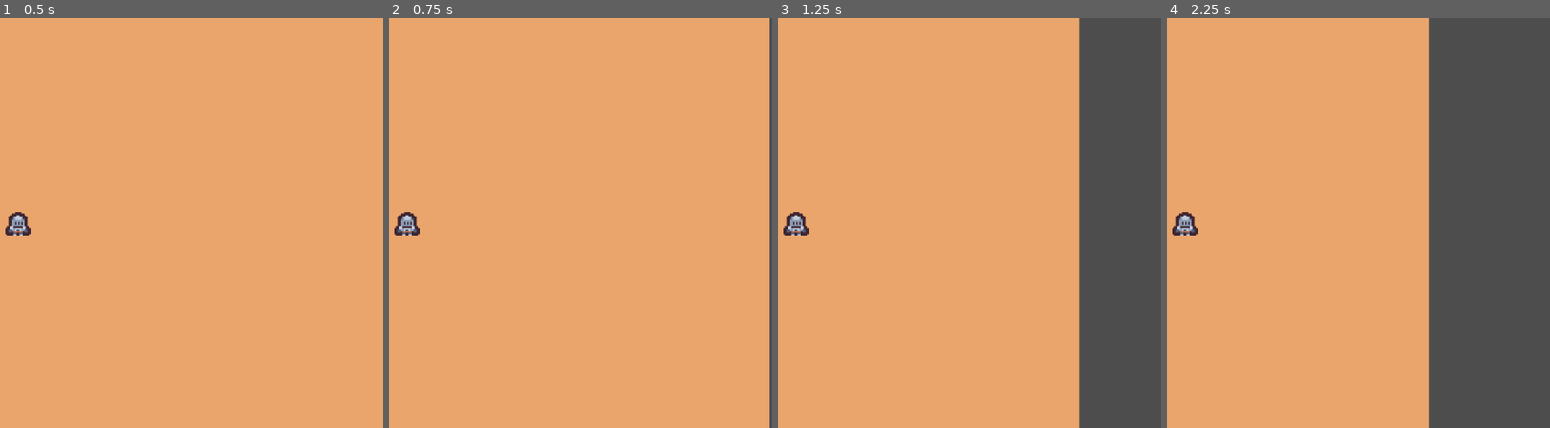
Above: before the commit, frames 1-4 (left to right).
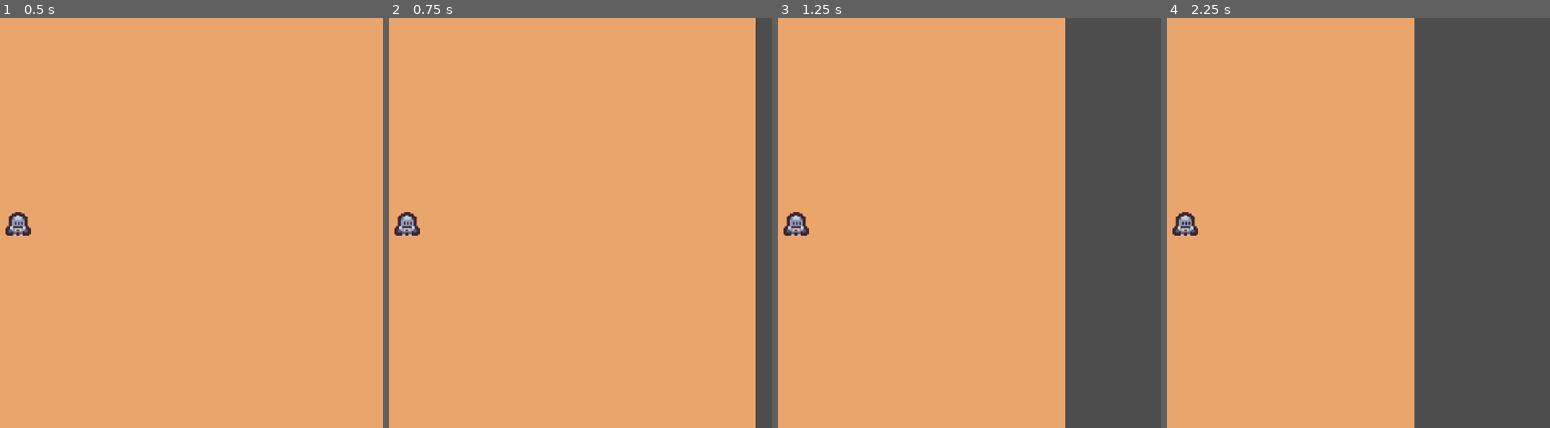
Above: after the commit, the same moments.

Repository: 69ShadesOfPeanut/secret-santa-2024
Game: Godot game, scene res://Scenes/DungeonFloors/Floor 2.tscn
The game is run twice, just before and just after one commit, with the same random seed, the same clock (stepped at 60 frames per second) and the same inputs. This scene is started directly instead of the project's main scene.
Inputs:
- Up to frame 1 (0.5 s): no input
- Up to frame 2 (0.75 s): tap Enter at 0.5 s; hold D (Right) from 0.53 s (still down); tap F (Interact) at 0.6 s
- Up to frame 3 (1.25 s): keep holding D (Right)
- Up to frame 4 (2.25 s): release D (Right) at 1.28 s; hold S (Down) 1.28-2.03 s; tap F (Interact) at 1.35, 2.1 s; tap Space at 2 s; hold D (Right) from 2.03 s (still down)

Frame 1 is identical in both runs. In frame 2, 3.6% of the frame differs, in the area x 95-100%, y 0-100%; in frame 3, 3.8%; in frame 4, 4.1%, in the area x 1-69%, y 0-100%.

Commit message:
Update Floor 2.tscn

Diff:
--- a/Scenes/DungeonFloors/Floor 2.tscn
+++ b/Scenes/DungeonFloors/Floor 2.tscn
@@ -12,4 +12,4 @@
 tile_set = ExtResource("1_0q8n6")
 
 [node name="PlayerCharacter" parent="." instance=ExtResource("2_hykik")]
-position = Vector2(423, 231)
+position = Vector2(432, 232)
